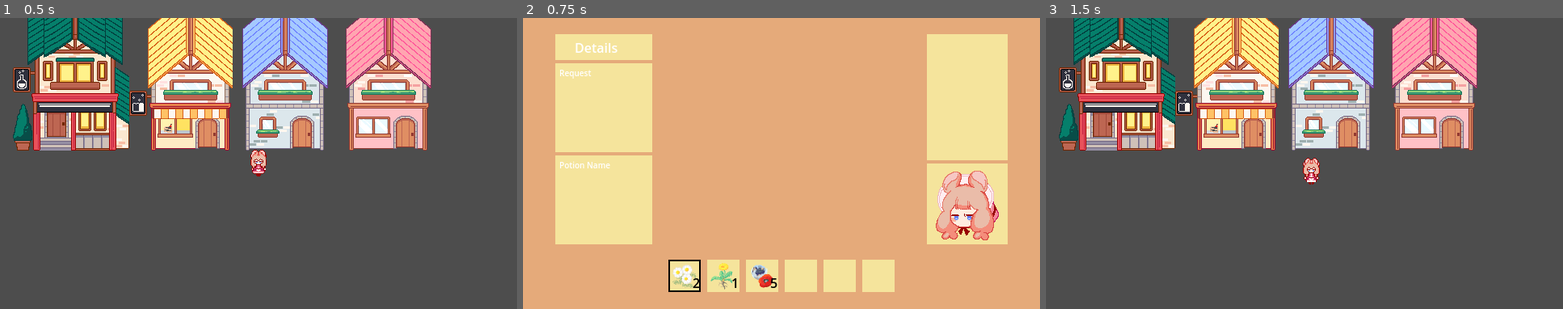
Above: before the commit, frames 1-3 (left to right).
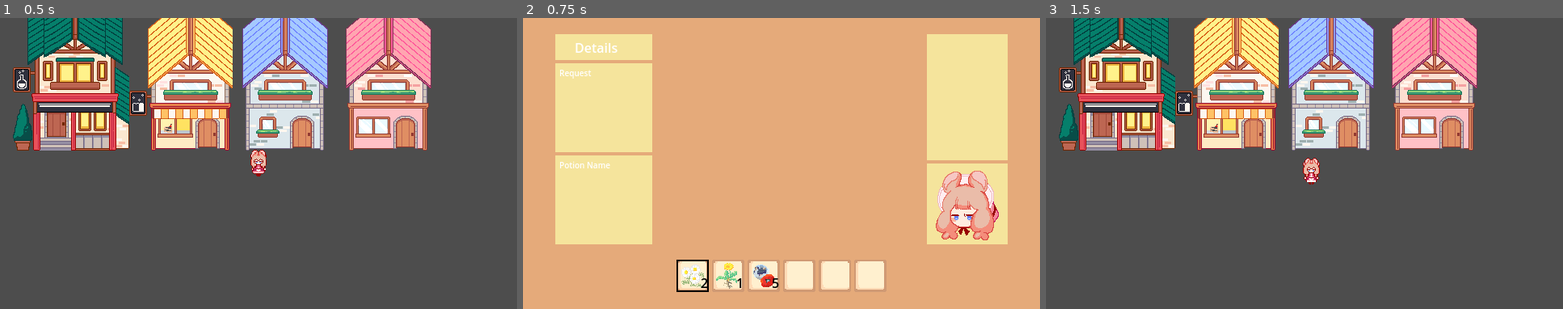
Above: after the commit, the same moments.

Repository: clara0/ApothecaryGame
Game: Godot game, scene res://scenes/main.tscn
Same seed, same stepped clock (60 frames per second), same inputs: the game is played once before the commit and once after it.
Inputs:
- Up to frame 1 (0.5 s): no input
- Up to frame 2 (0.75 s): tap Enter at 0.5 s; hold D (right) from 0.53 s (still down); tap C (craft_temp) at 0.6 s
- Up to frame 3 (1.5 s): tap Space at 1.25 s; release D (right) at 1.28 s; hold S (down) from 1.28 s (still down); tap C (craft_temp) at 1.35 s

Frame 1 is identical in both runs. In frame 2, 4.3% of the frame differs, in the area x 28-72%, y 83-95%; in frame 3, nothing differs.

Commit message:
add new background for inventory items

Diff:
--- a/scenes/inventory/inv_detail.tscn
+++ b/scenes/inventory/inv_detail.tscn
@@ -1,7 +1,7 @@
 [gd_scene load_steps=4 format=3 uid="uid://b401p3j1k6oaa"]
 
 [ext_resource type="Texture2D" uid="uid://c68y3kmdv6gci" path="res://graphics/ui/sad_inv_bgd.png" id="1_78105"]
-[ext_resource type="Texture2D" uid="uid://bojy7epcvp1jo" path="res://graphics/background/sad_slot.png" id="2_8ra1e"]
+[ext_resource type="Texture2D" uid="uid://c76nm4x856xki" path="res://graphics/ui/inv_slot_trans.png" id="2_5o6uw"]
 [ext_resource type="Texture2D" uid="uid://buy6mr5ldf6ag" path="res://graphics/player/expressions/slight_irritation.png" id="3_nrb6n"]
 
 [node name="Control" type="Control"]
@@ -41,10 +41,12 @@
 size_flags_horizontal = 4
 size_flags_vertical = 4
 
-[node name="Background" type="Sprite2D" parent="Detail/MarginContainer/VBoxContainer/FocusItem/Icon"]
-scale = Vector2(0.75, 0.75)
-texture = ExtResource("2_8ra1e")
-centered = false
+[node name="NinePatchRect" type="NinePatchRect" parent="Detail/MarginContainer/VBoxContainer/FocusItem/Icon"]
+texture_filter = 1
+custom_minimum_size = Vector2(60, 60)
+offset_right = 40.0
+offset_bottom = 40.0
+texture = ExtResource("2_5o6uw")
 
 [node name="Control" type="Control" parent="Detail/MarginContainer/VBoxContainer/FocusItem/Icon"]
 anchors_preset = 0
--- a/scenes/inventory/slot.tscn
+++ b/scenes/inventory/slot.tscn
@@ -1,7 +1,7 @@
 [gd_scene load_steps=5 format=3 uid="uid://ci45byn7gpeqr"]
 
 [ext_resource type="Script" path="res://scenes/inventory/slot.gd" id="1_a7gqx"]
-[ext_resource type="Texture2D" uid="uid://bojy7epcvp1jo" path="res://graphics/background/sad_slot.png" id="1_ucsda"]
+[ext_resource type="Texture2D" uid="uid://c76nm4x856xki" path="res://graphics/ui/inv_slot_trans.png" id="2_4s7ls"]
 [ext_resource type="Texture2D" uid="uid://bkv1gtesqas7q" path="res://graphics/ui/sad_focus_border.png" id="3_iat6a"]
 [ext_resource type="Texture2D" uid="uid://dxjvauxb7mysx" path="res://graphics/items/ginger.png" id="3_su33r"]
 
@@ -19,10 +19,13 @@
 grow_vertical = 2
 script = ExtResource("1_a7gqx")
 
-[node name="Background" type="Sprite2D" parent="."]
-scale = Vector2(0.5, 0.5)
-texture = ExtResource("1_ucsda")
-centered = false
+[node name="NinePatchRect" type="NinePatchRect" parent="."]
+texture_filter = 1
+custom_minimum_size = Vector2(40, 40)
+layout_mode = 0
+offset_right = 40.0
+offset_bottom = 40.0
+texture = ExtResource("2_4s7ls")
 
 [node name="Control" type="Control" parent="."]
 custom_minimum_size = Vector2(40, 40)
@@ -40,6 +43,7 @@
 grow_vertical = 2
 
 [node name="Item" type="Sprite2D" parent="Control"]
+texture_filter = 1
 scale = Vector2(0.5, 0.5)
 texture = ExtResource("3_su33r")
 centered = false
--- a/scenes/menus/potion/ingredients.tscn
+++ b/scenes/menus/potion/ingredients.tscn
@@ -20,13 +20,13 @@
 anchor_top = 0.5
 anchor_right = 0.5
 anchor_bottom = 0.5
-offset_left = -140.0
+offset_left = -130.0
 offset_top = -20.0
-offset_right = 140.0
+offset_right = 130.0
 offset_bottom = 20.0
 grow_horizontal = 2
 grow_vertical = 2
-theme_override_constants/h_separation = 8
+theme_override_constants/h_separation = 4
 columns = 6
 
 [node name="Slot" parent="GridContainer" instance=ExtResource("1_mod7f")]
Binary file added: graphics/ui/inv_slot_trans.png
Not shown, added: graphics/ui/inv_slot_trans.png.import
